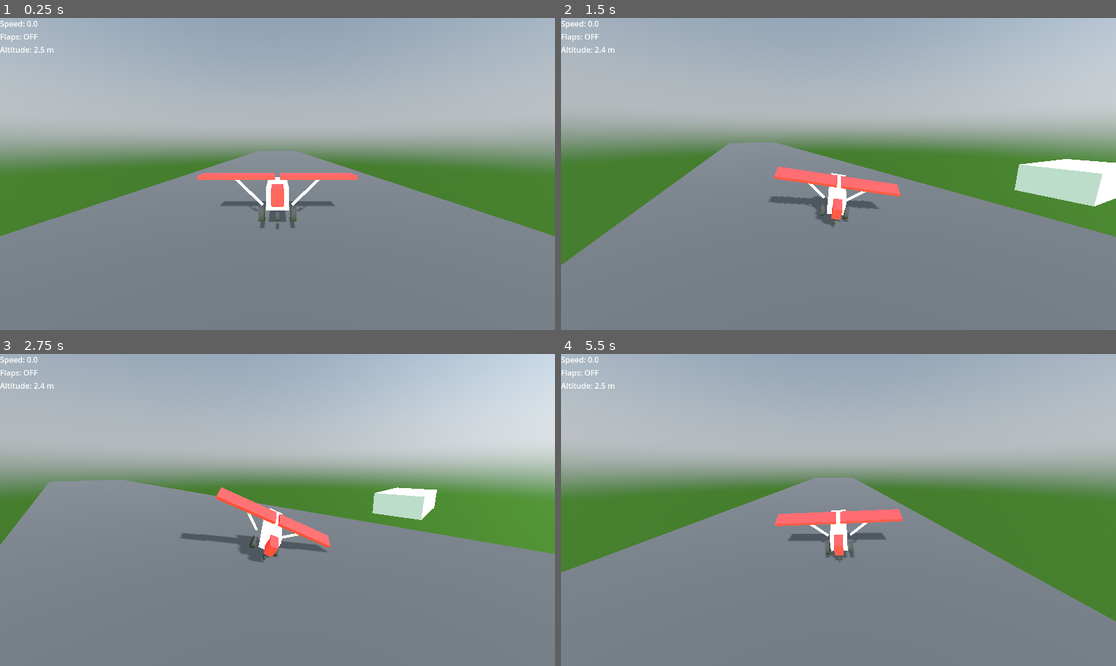
Above: before the commit, frames 1-4 (two rows, left to right).
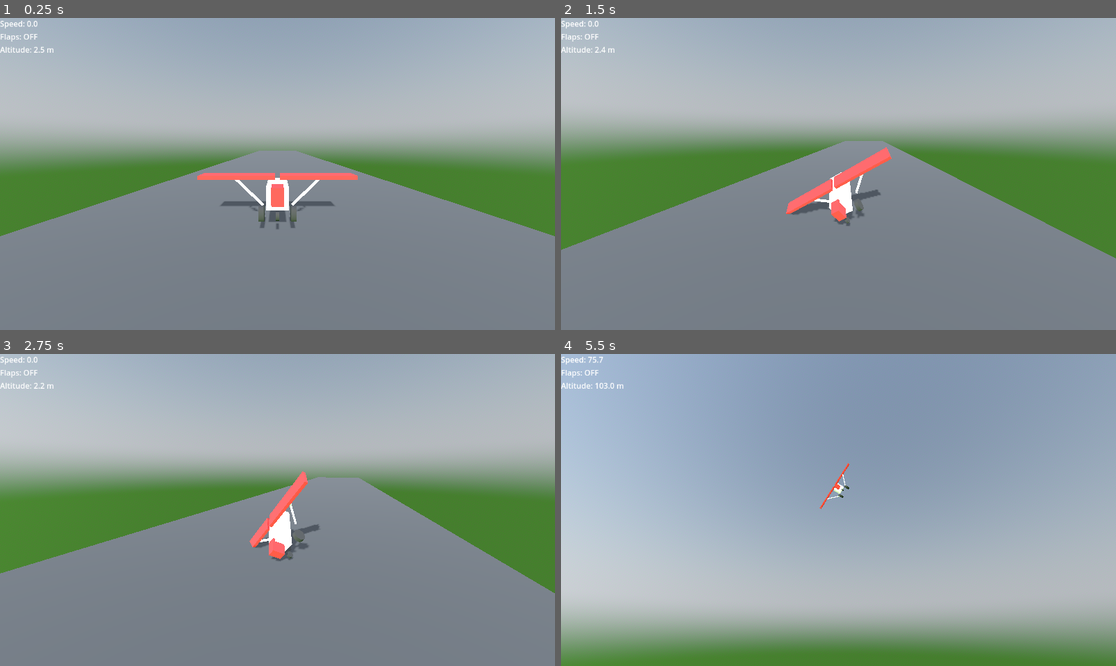
Above: after the commit, the same moments.

Repository: LucasHT22/be-my-copilot
Game: Godot game, scene res://scenes/main.tscn
Two runs of this game, one before a commit and one after it. Both use one fixed random seed, a clock stepped at 60 frames per second and the inputs below.
Inputs:
- Up to frame 1 (0.25 s): no input
- Up to frame 2 (1.5 s): tap Enter (ui_accept) at 0.5, 0.77, 0.8, 1.07, 1.35 s; hold Right (ui_right) 0.53-1.28 s; hold Space (ui_select) 0.53-1.28 s; hold Down (ui_down) from 1.28 s (still down)
- Up to frame 3 (2.75 s): tap Enter (ui_accept) at 1.52, 1.82, 2.3 s; tap Space (ui_select) at 1.55 s; release Down (ui_down) at 2.03 s; hold Right (ui_right) from 2.03 s (still down); hold Space (ui_select) from 2.03 s (still down)
- Up to frame 4 (5.5 s): release Right (ui_right) at 2.78 s; release Space (ui_select) at 2.78 s; hold Up (ui_up) 2.78-3.53 s; tap Space (ui_select) at 2.85, 4.35 s; tap Enter (ui_accept) at 3.02, 3.32, 4.52, 4.82, 5.3 s; hold Enter (ui_accept) 3.53-4.28 s; hold Left (ui_left) 3.53-5.03 s; tap Escape (ui_cancel) at 4.15 s; hold Down (ui_down) from 5.03 s (still down); hold Space (ui_select) from 5.03 s (still down)

The runs differ from the first frame. In frame 1, less than 0.1% of the frame differs, in the area x 35-58%, y 49-66%; in frame 2, 9.6%; in frame 3, 22%; in frame 4, 86%, in the area x 0-100%, y 0-100%.

Commit message:
better airplane physics

Diff:
--- a/scenes/Airplane.gd
+++ b/scenes/Airplane.gd
@@ -1,105 +1,125 @@
 extends CharacterBody3D
 
-@export var thrust_power := 25.0
-@export var max_speed := 60.0
+@export var mass: float = 1200.0
+@export var engine_power: float = 55.0
+@export var max_speed: float = 95.0
 
-@export var lift_power := 18.0
-@export var gravity := 9.8
+@export var lift_coefficient: float = 22.0
+@export var drag_coefficient: float = 0.0025
+@export var gravity: float = 9.81
 
-@export var base_drag := 0.985
-@export var flap_drag := 0.96
-@export var ground_drag := 0.90
+@export var stall_speed: float = 18.0
+@export var flap_lift_multiplier: float = 1.6
+@export var flap_drag_multiplier: float = 1.4
 
-@export var turn_speed_air := 1.5
-@export var turn_speed_ground := 0.6
-@export var pitch_speed := 1.2
+@export var pitch_rate: float = 1.6
+@export var roll_rate: float = 2.4
+@export var yaw_rate: float = 0.6
 
-@export var max_pitch := 25.0
-@export var max_roll := 30.0
-
-@export var flap_lift_multiplier := 1.5
-
-@export var stall_speed := 14.0
-@export var brake_power := 30.0
+@export var angular_damping: float = 1.9
+@export var max_pitch_deg: float = 30.0
+@export var max_roll_deg: float = 60.0
 
 var speed: float = 0.0
+var throttle: float = 0.0
 var flaps: bool = false
 var stalled: bool = false
+
+var angular_velocity: Vector3 = Vector3.ZERO
+
+# HUD
+var airspeed: float
+var vertical_speed: float
+var altitude: float
+var stall_warning: bool
 
 func _ready():
 	floor_snap_length = 1.5
 
 func _physics_process(delta):
 	handle_input(delta)
-	apply_movement(delta)
+	apply_flight_physics(delta)
 	move_and_slide()
+	update_hud_data()
 
 func handle_input(delta):
+	# throttle
 	if Input.is_action_pressed("ui_up"):
-		speed += thrust_power * delta
+		throttle += delta
 	if Input.is_action_pressed("ui_down"):
-		speed -= thrust_power * delta
+		throttle -= delta
+	throttle = clamp(throttle, 0.0, 1.0)
 
-	speed = clamp(speed, 0.0, 60.0)
-
+	# flaps
 	if Input.is_action_just_pressed("ui_focus_next"):
 		flaps = !flaps
 
-	var turn_input := 0.0
-	if Input.is_action_pressed("ui_left"):
-		turn_input += 1
-	if Input.is_action_pressed("ui_right"):
-		turn_input -= 1
+	# pitch
+	var pitch_input := Input.get_action_strength("ui_accept") - Input.get_action_strength("ui_cancel")
+	angular_velocity.x += pitch_input * pitch_rate * delta
 
-	var turn_speed = turn_speed_ground if is_on_floor() else turn_speed_air
-	rotate_y(turn_input * turn_speed * delta)
+	# roll
+	var roll_input := Input.get_action_strength("ui_right") - Input.get_action_strength("ui_cancel")
+	angular_velocity.z += roll_input * roll_rate * delta
 
-	var target_roll = turn_input * deg_to_rad(max_roll)
-	rotation.z = lerp(rotation.z, target_roll, 5.0 * delta)
+	# yaw
+	var yaw_input := roll_input
+	if not is_on_floor():
+		yaw_input *= 0.35
+	angular_velocity.y += yaw_input * yaw_rate * delta
 
-	var pitch_input := 0.0
-	if Input.is_action_pressed("ui_accept"):
-		pitch_input += 1
-	if Input.is_action_pressed("ui_cancel"):
-		pitch_input -= 1
+func apply_flight_physics(delta):
+	# rotation
+	rotation += angular_velocity * delta
+	angular_velocity *= exp(-angular_damping * delta)
 
-	rotation.x = clamp(
-		rotation.x + pitch_input * pitch_speed * delta,
-		deg_to_rad(-max_pitch),
-		deg_to_rad(max_pitch)
-	)
+	rotation.x = clamp(rotation.x, deg_to_rad(-max_pitch_deg), deg_to_rad(max_pitch_deg))
+	rotation.z = clamp(rotation.z, deg_to_rad(-max_roll_deg), deg_to_rad(max_roll_deg))
 
-func apply_movement(delta):
-	var forward: Vector3 = -transform.basis.z
+	# thrust
+	speed += engine_power * throttle * delta
+
+	# drag
+	var drag := drag_coefficient * speed * speed
+	if flaps:
+		drag *= flap_drag_multiplier
+	speed -= drag * delta
+	speed = clamp(speed, 0.0, max_speed)
+
+	# direction
+	var forward := -transform.basis.z
 	velocity.x = forward.x * speed
 	velocity.z = forward.z * speed
 
+	# lift
 	stalled = false
+	if not is_on_floor():
+		var aoa := forward.dot(Vector3.UP)
+		var lift_factor: float = clamp((speed / stall_speed) * aoa, 0.0, 1.5)
 
-	if not is_on_floor():
-		var lift_factor: float = clamp(speed / stall_speed, 0.0, 1.2)
-		var lift: float = lift_power * lift_factor
-
+		var lift: float = lift_coefficient * lift_factor
 		if flaps:
 			lift *= flap_lift_multiplier
 
-		velocity.y += lift * delta
-
+		# stall
 		if speed < stall_speed:
 			stalled = true
-			rotation.x += deg_to_rad(20) * delta
+			lift *= 0.35
+			angular_velocity.x += deg_to_rad(12.0) * delta
+			angular_velocity.z += randf_range(-0.4, 0.4) * delta
 
-	if not is_on_floor():
+		velocity.y += lift * delta
 		velocity.y -= gravity * delta
 	else:
 		velocity.y = 0.0
+		speed *= 0.985
 
-	if is_on_floor():
-		speed *= ground_drag
-	elif flaps:
-		speed *= flap_drag
-	else:
-		speed *= base_drag
+	# banked turn force
+	var bank := sin(rotation.z)
+	velocity += transform.basis.x * bank * speed * 0.025
 
-	if is_on_floor() and Input.is_action_pressed("ui_select"):
-		speed = max(speed - brake_power * delta, 0.0)
+func update_hud_data():
+	airspeed = speed
+	vertical_speed = velocity.y
+	altitude = global_position.y
+	stall_warning = stalled or (speed < stall_speed * 1.15 and not is_on_floor())
